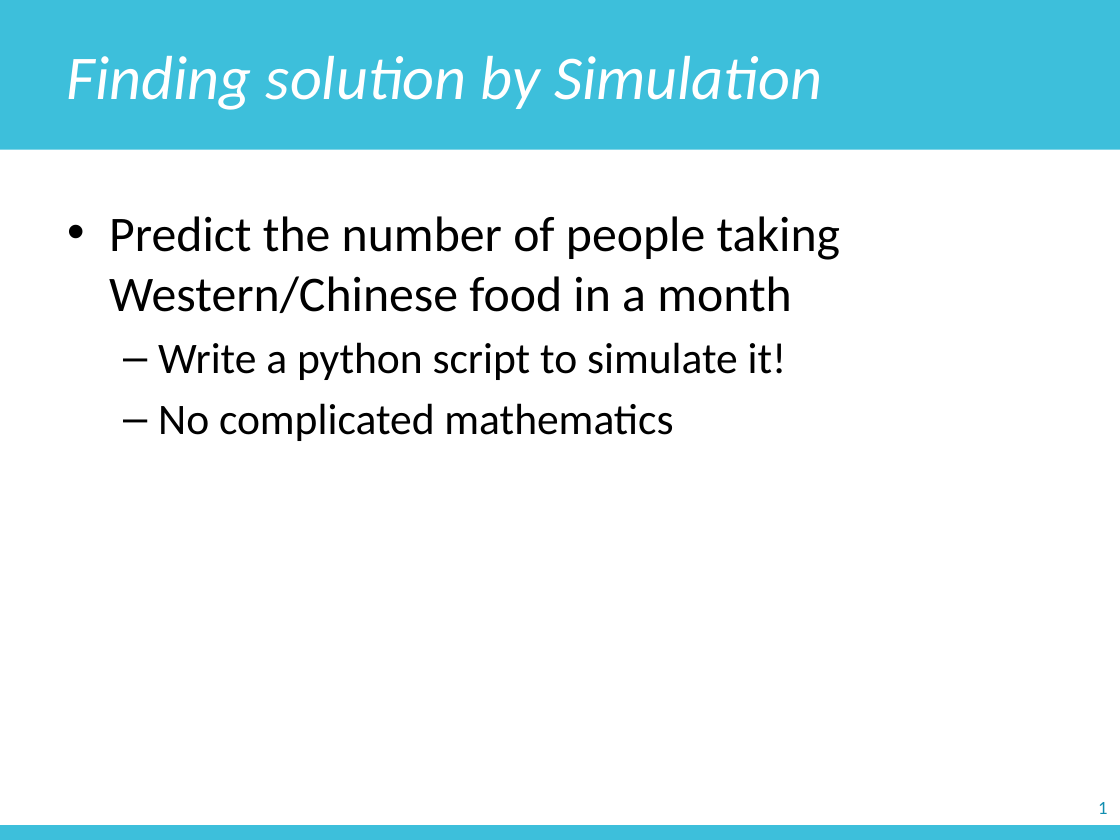
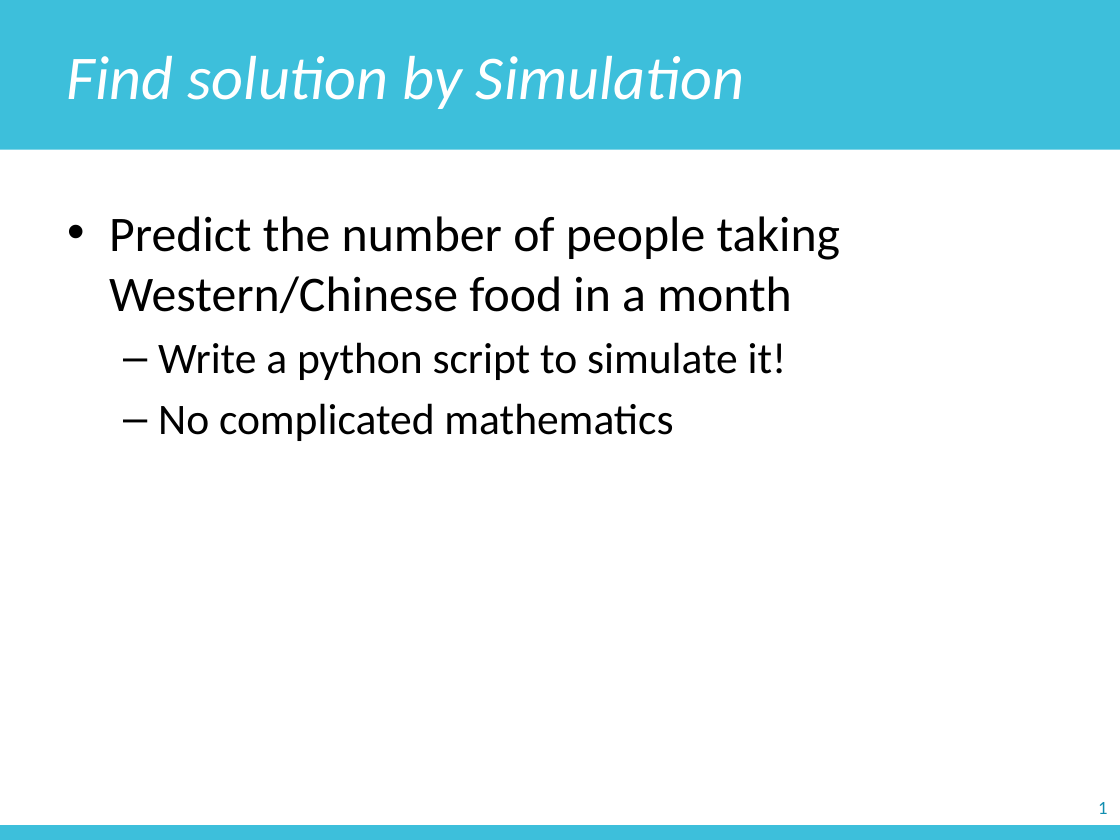
Before and after one commit to zichengliao/zuics101-fa17, a slide deck: slide 5 of lectures/lec13/lec13.pptx. Drawn at 1120x840 pixels with LibreOffice and Linux fonts; fonts in the diff are those of the drawing. Boxes give left, top, right and bottom in pixels: in the first picture for what was removed or moved away, otherwise in the second. Text is boxed around its words. In the diff, an @@ line names an element or a change of style, - is before the commit and + after.

```diff
--- a/lectures/lec13/lec13.pptx
+++ b/lectures/lec13/lec13.pptx
@@ text in rectangle at (67,56,744,109): text changed @@
-Finding solution by Simulation
+Find solution by Simulation
```
Also in this commit, not shown: 4 other slides changed, 18 other files.
